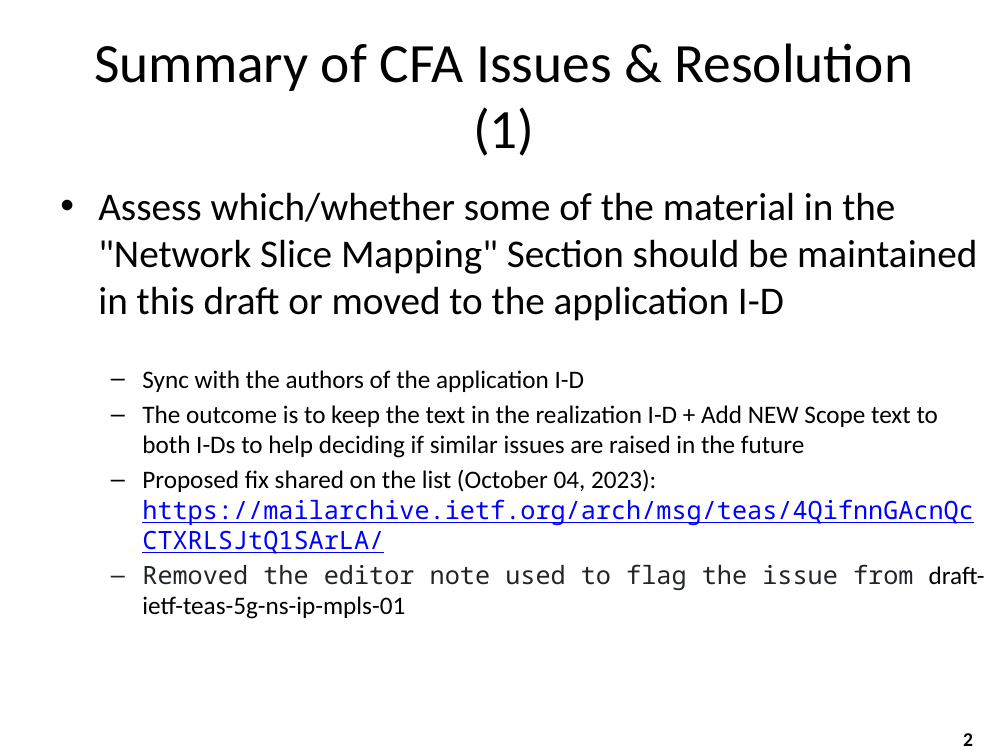
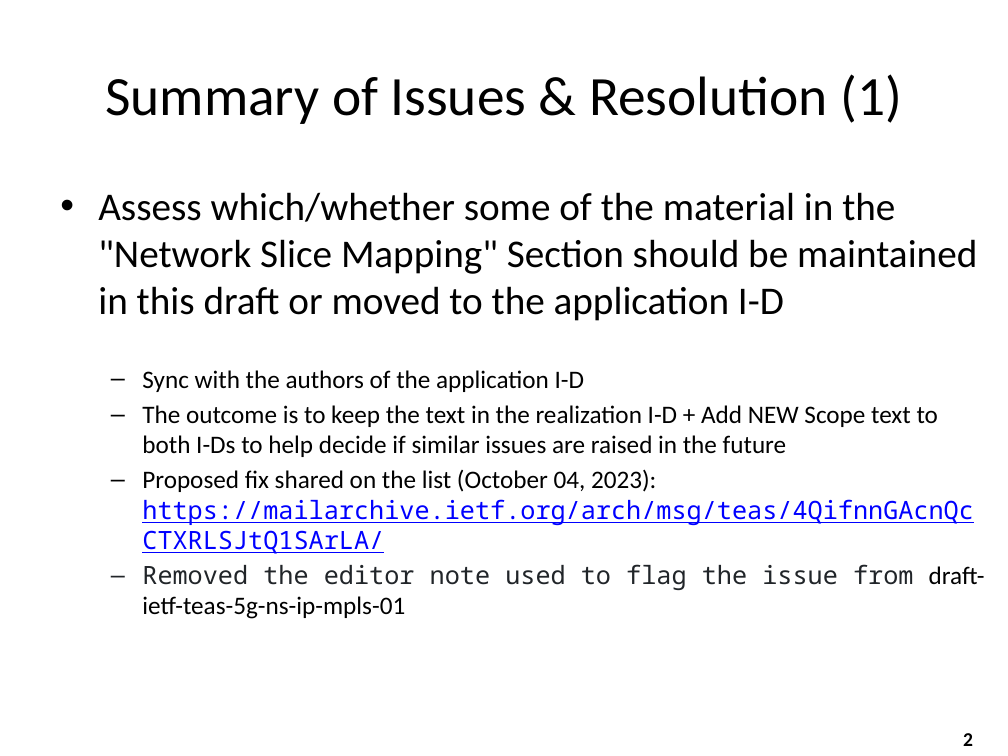
Before and after one commit to boucadair/5g-slice-realization, a slide deck: slide 2 of prez/IETF118/draft-ietf-teas-5g-ip-mpls.pptx. Drawn at 1008x756 pixels with LibreOffice and Linux fonts; fonts in the diff are those of the drawing. Boxes give left, top, right and bottom in pixels: in the first picture for what was removed or moved away, otherwise in the second. Text is boxed around its words. In the diff, an @@ line names an element or a change of style, - is before the commit and + after.

```diff
--- a/prez/IETF118/draft-ietf-teas-5g-ip-mpls.pptx
+++ b/prez/IETF118/draft-ietf-teas-5g-ip-mpls.pptx
@@ title at <box>105,74,902,124</box>: text changed @@
-Summary of CFA Issues & Resolution (1)
+Summary of Issues & Resolution (1)
@@ text at <box>142,405,938,457</box>: text changed @@
-  – The outcome is to keep the text in the realization I-D + Add NEW Scope text to both I-Ds to help deciding if similar issues are raised in the future
+  – The outcome is to keep the text in the realization I-D + Add NEW Scope text to both I-Ds to help decide if similar issues are raised in the future
```
Also in this commit, not shown: 2 other slides changed, 1 other file.
